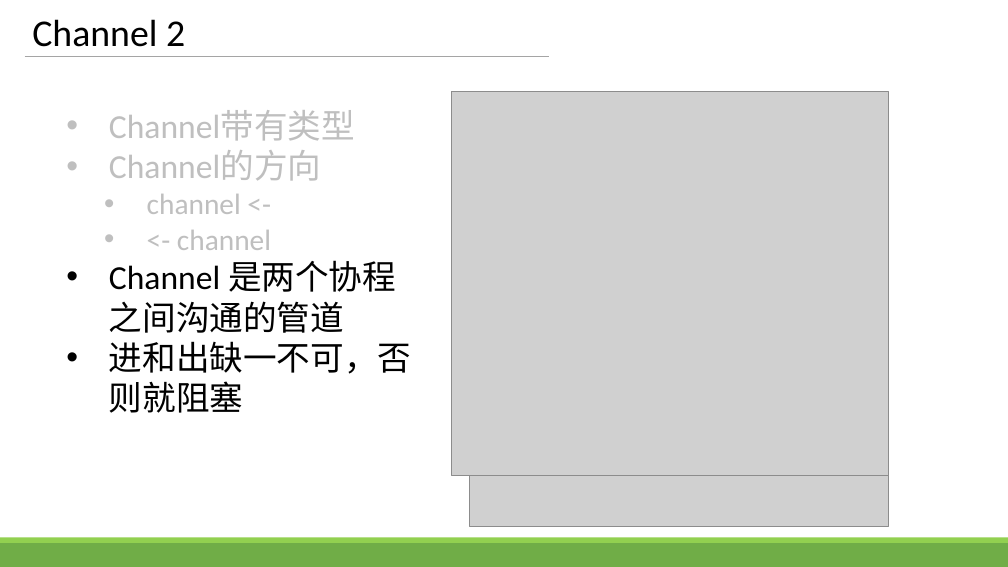
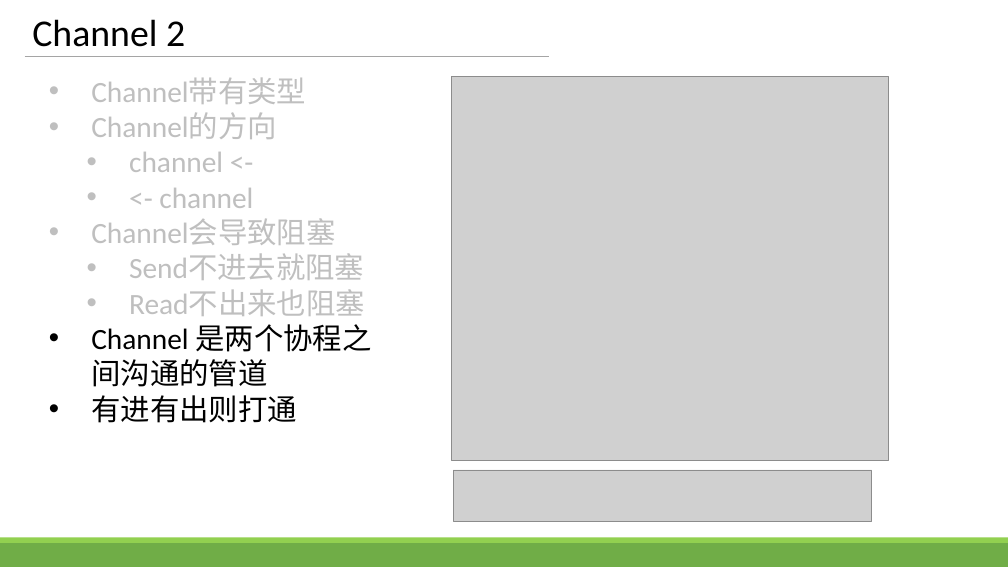
Before and after one commit to zhengbr2/sharing, a slide deck: slide 8 of GolangConcurency.pptx. Drawn at 1008x567 pixels with LibreOffice and Linux fonts; fonts in the diff are those of the drawing; grey boxes stand for pictures. Boxes give left, top, right and bottom in pixels: in the first picture for what was removed or moved away, otherwise in the second. Text is boxed around its words. In the diff, an @@ line names an element or a change of style, - is before the commit and + after.

```diff
--- a/GolangConcurency.pptx
+++ b/GolangConcurency.pptx
@@ text "Channel带有类型": place and size @@
-text "Channel带有类型" at [109, 110, 411, 413]
+text "Channel带有类型" at [91, 77, 371, 423]
@@ text at [91, 77, 371, 387]: size 32 to 28 pt in "Channel带有类型", "Channel的方向", "Channel 是两个协程之间沟通的管道" @@
@@ picture: place and size @@
-picture at [451, 91, 889, 475]
+picture at [451, 77, 889, 461]
@@ text at [91, 219, 365, 316]: paragraphs added @@
+• Channel会导致阻塞
+  • Send不进去就阻塞
+  • Read不出来也阻塞
@@ text at [91, 395, 297, 423]: text changed; size 32 to 28 pt @@
-• 进和出缺一不可，否则就阻塞
+• 有进有出则打通
@@ picture: place and size @@
-picture at [470, 476, 889, 527]
+picture at [453, 470, 872, 522]
```
Also in this commit, not shown: 5 other slides changed, 6 slides added, 1 slide removed, 6 other files.
